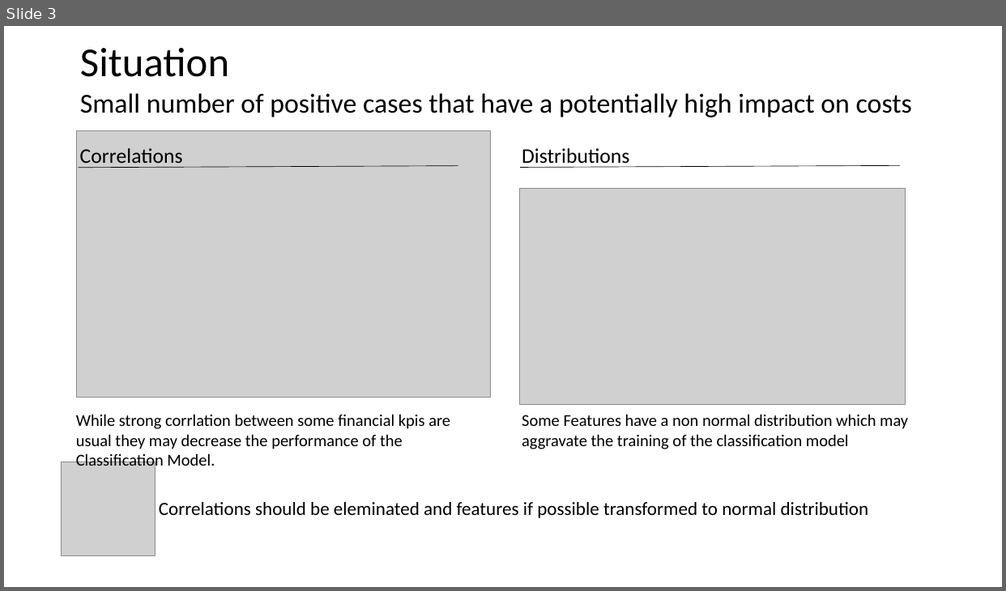
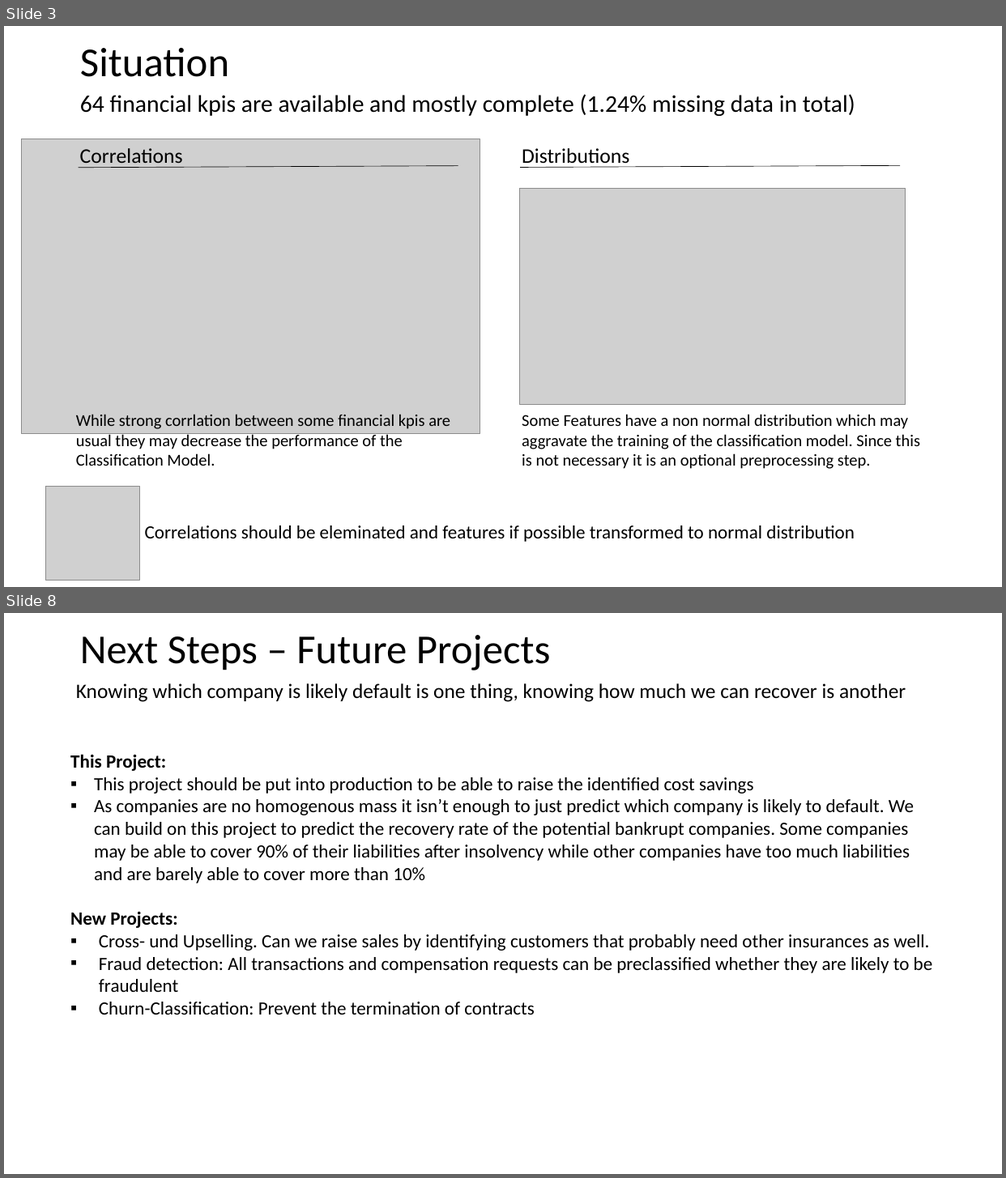
Before and after one commit to FelixKleineBoesing/InsolvencyPred, a slide deck: docs/final_presentation.pptx. Shown one above the other, each under a label of ours: slide 3 before the commit, slides 3 and 8 after it; the slides between them are not shown. The pictures are 1006x591 and 1006x1178 pixels, drawn with LibreOffice and Linux fonts; fonts in the diff are those of the drawing; grey boxes stand for pictures. Boxes give left, top, right and bottom in pixels: in the first picture for what was removed or moved away, otherwise in the second. Text is boxed around its words. In the diff, an @@ line names an element or a change of style, - is before the commit and + after.

```diff
--- a/docs/final_presentation.pptx
+++ b/docs/final_presentation.pptx
@@ slide 8 added at box(4, 613, 1002, 1174), background #FFFFFF @@
@@ title added at box(80, 635, 551, 671), 39.6 pt, text #000000 @@
+Next Steps – Future Projects
@@ text added at box(76, 683, 906, 702), 19.8 pt, text #000000 @@
+Knowing which company is likely default is one thing, knowing how much we can recover is another
@@ text added at box(70, 754, 933, 1015), 18 pt, text #000000 @@
+This Project:
+▪ This project should be put into production to be able to raise the identified cost savings
+▪ As companies are no homogenous mass it isn’t enough to just predict which company is likely to default. We can build on this project to predict the recovery rate of the potential bankrupt companies. Some companies may be able to cover 90% of their liabilities after insolvency while other companies have too much liabilities and are barely able to cover more than 10%
+New Projects:
+▪ Cross- und Upselling. Can we raise sales by identifying customers that probably need other insurances as well.
+▪ Fraud detection: All transactions and compensation requests can be preclassified whether they are likely to be fraudulent
+▪ Churn-Classification: Prevent the termination of contracts
@@ slide 3 changed as well @@
@@ text at box(80, 94, 855, 116): text changed; size 26.4 to 23.1 pt @@
-Small number of positive cases that have a potentially high impact on costs
+64 financial kpis are available and mostly complete (1.24% missing data in total)
@@ picture: place and size @@
-picture at box(77, 131, 491, 398)
+picture at box(22, 139, 480, 433)
@@ text at box(522, 414, 920, 469): text changed @@
-Some Features have a non normal distribution which may aggravate the training of the classification model
+Some Features have a non normal distribution which may aggravate the training of the classification model. Since this is not necessary it is an optional preprocessing step.
@@ picture: place and size @@
-picture at box(61, 463, 155, 557)
+picture at box(45, 486, 139, 581)
@@ text "Correlations should be eleminated and ...": place and size @@
-text "Correlations should be eleminated and ..." at box(159, 502, 869, 518)
+text "Correlations should be eleminated and ..." at box(145, 526, 854, 542)
```
Also in this commit, not shown: 3 other slides changed, 5 other slides added, 4 slides removed, 3 other files.
